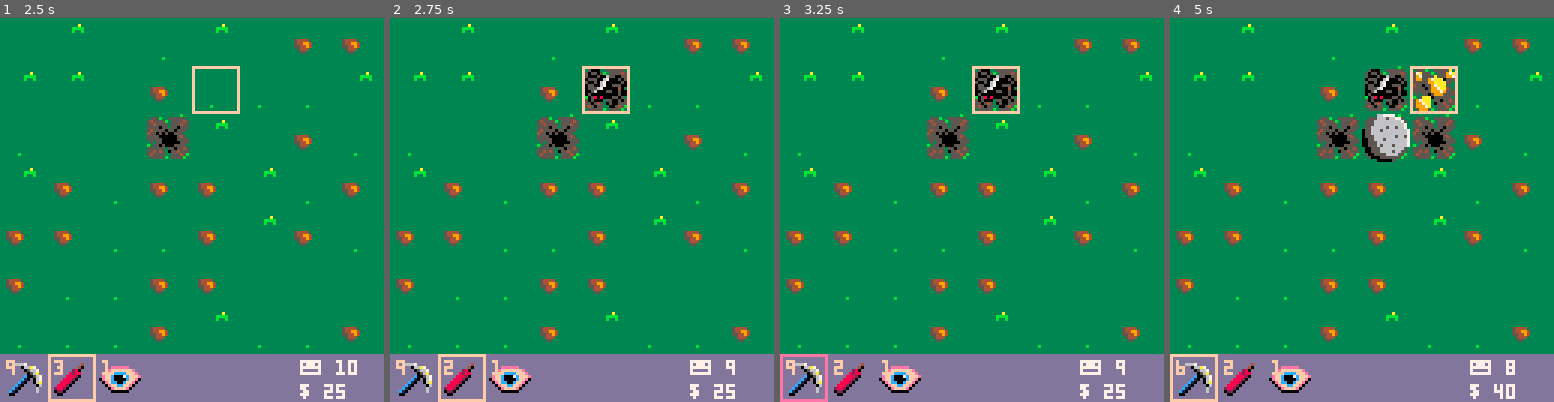
Above: before the commit, frames 1-4 (left to right).
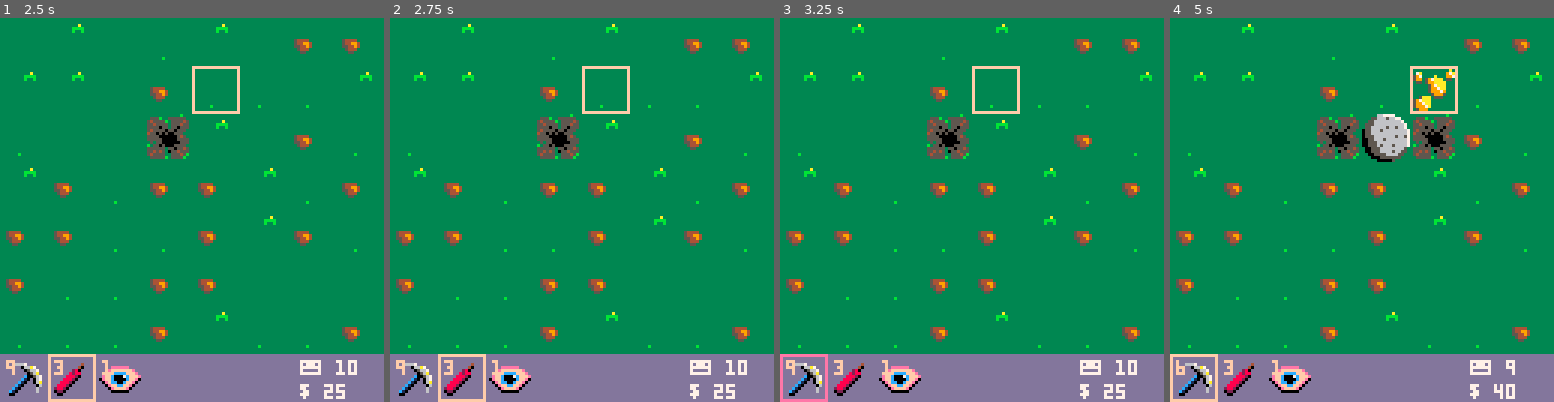
Above: after the commit, the same moments.

Repository: seanpackham/lost-and-found
Game: PICO-8 cartridge main.p8
The game is run twice, just before and just after one commit, with the same random seed, the same clock (stepped at 60 frames per second) and the same inputs.
Inputs:
- Up to frame 1 (2.5 s): tap X (X key) at 0.33, 1.07, 1.85 s; tap O (Z key) at 0.7, 1.7, 2.1 s; hold Right 1.6-2.1 s; hold Up 2.15-2.42 s; hold Right from 2.47 s (still down)
- Up to frame 2 (2.75 s): keep holding Right; tap O (Z key) at 2.5 s
- Up to frame 3 (3.25 s): tap O (Z key) at 2.9 s; tap X (X key) at 2.97 s; release Right at 3.03 s; hold Left from 3.08 s (still down)
- Up to frame 4 (5 s): tap O (Z key) every 0.4 s from 3.3 to 4.9 s; release Left at 3.58 s; hold Down 3.63-3.97 s; hold Right 4.02-4.68 s; tap X (X key) at 4.08 s; hold Up from 4.73 s (still down)

Frame 1 is identical in both runs. In frame 2, 1.3% of the frame differs, in the area x 14-93%, y 13-93%; in frame 3, 1.3%; in frame 4, 1.8%, in the area x 14-90%, y 12-93%.

Commit message:
Use item functions

Diff:
--- a/main.p8
+++ b/main.p8
@@ -16,6 +16,45 @@
 		print("z or x to start", 34, 105, 15)
 	end
 }
+
+function use_pick()
+	local tile = tiles[cursor.x][cursor.y]
+
+	if #tile.sprites == 1 then
+		items[item].uses -= 1
+
+		if tile.e then
+			add(tile.sprites, tile.e)
+
+			if tile.e.type == "loot" then
+				-- play find treasure sound
+				sfx(6)
+				money += tile.e.value
+			else
+				-- play trigger trap sound
+				sfx(4)
+				workers -= tile.e.value
+			end
+		else
+			-- play pick grass sound
+			sfx(3)
+			add(tile.sprites, dig_tile)
+		end
+	else
+		-- play already dug sound
+	end
+end
+
+function use_dynamite()
+	-- play dynamite sound
+end
+
+function use_vision()
+	-- play vision sound
+	items[item].uses -= 1
+	state = vision
+	return
+end
 
 game = {
 	update = function()
@@ -30,43 +69,18 @@
 
 		-- use
 		if (not keys[4] and btn(4)) then
-			local tile = tiles[cursor.x][cursor.y]
-
-			-- not dug
-			if #tile.sprites == 1 then
-
-				if items[item].uses > 0 then
-					items[item].uses -= 1
-
-					if item == 3 then
-						state = vision
-						return
-					else
-						add(tile.sprites, dig_tile)
-					end
-
-					-- there's loot or a trap
-					if tile.e then
-						add(tile.sprites, tile.e)
-
-						if tile.e.type == "loot" then
-							-- treasure
-							sfx(6)
-							money += tile.e.value
-						else
-							-- trap
-							sfx(4)
-							workers -= tile.e.value
-						end
-
-					else
-						-- grass
-						sfx(3)
-					end
+			-- current item has uses left
+			if items[item].uses > 0 then
+				if item == 1 then
+					use_pick()
+				elseif item == 2 then
+					use_dynamite()
+				elseif item == 3 then
+					use_vision()
 				end
-			-- not dug
+			else
+				-- play no more uses sound
 			end
-		-- use
 		end
 
 		-- inventory
@@ -248,6 +262,7 @@
 	grasses = {}
 	items = {}
 	keys = {}
+	hotkeys = {}
 	cursor = { x = 4, y = 3 }
 	item = 1
 	level = 1
@@ -334,6 +349,10 @@
 		-- update old keys
 		for i = 0, 5 do
 			keys[i] = btn(i)
+		end
+
+		for i = 0, 5 do
+			hotkeys[i] = btn(i, 2)
 		end
 end
 
